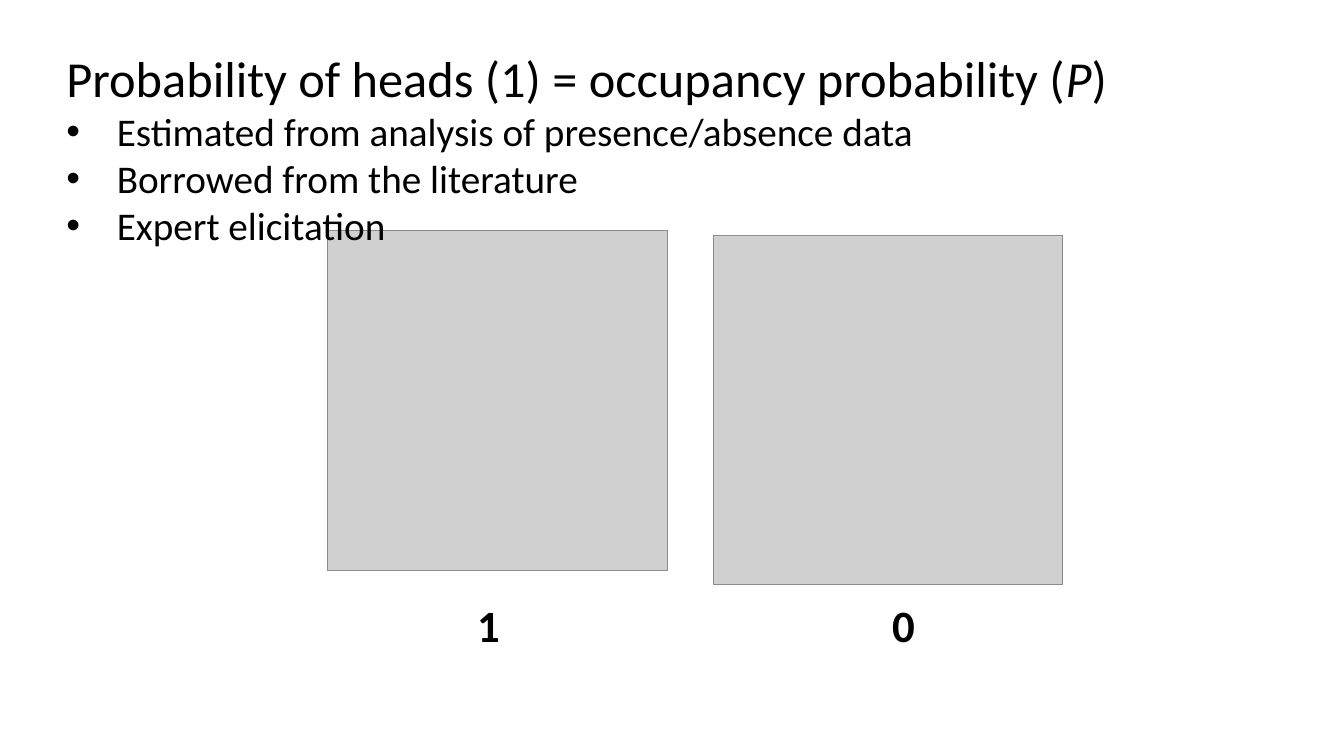
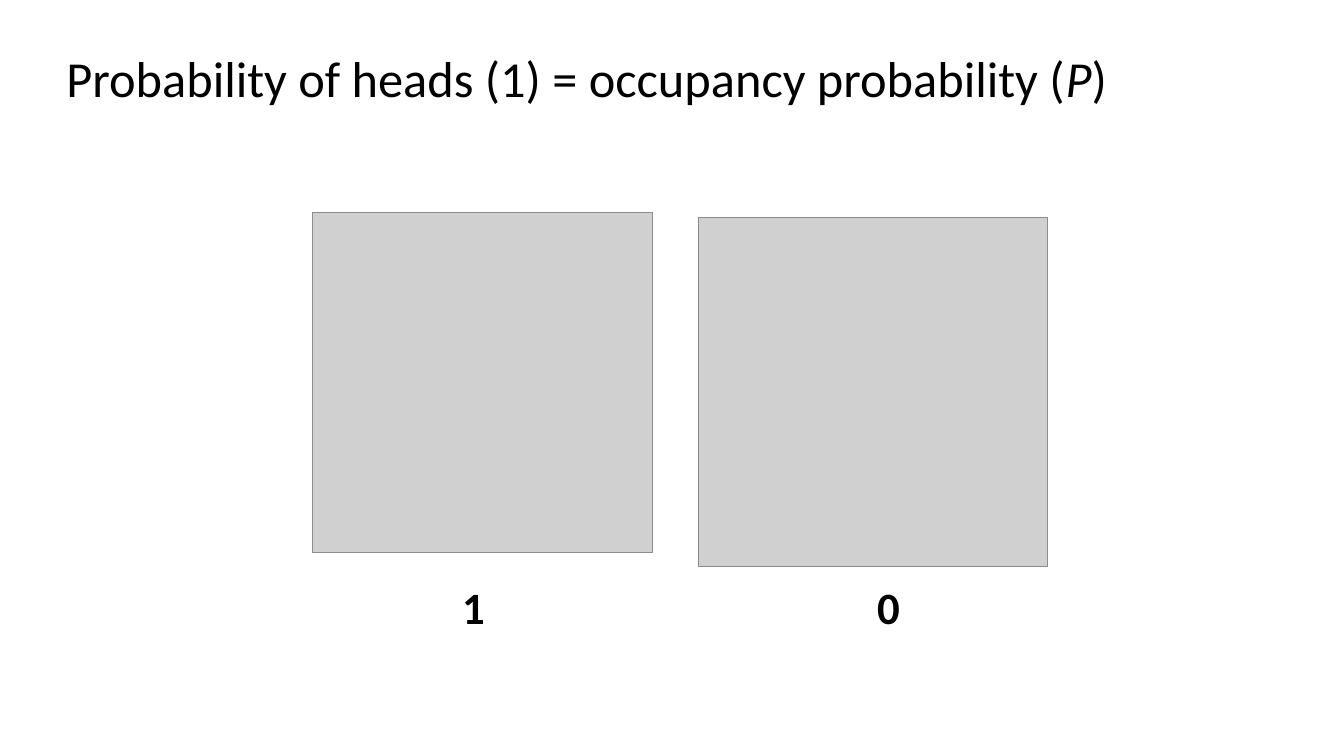
Before and after one commit to ssa200/ssa200.github.io, a slide deck: slide 4 of static/temp-to-revise/07_occ-multistate-projections-revised.pptx. Drawn at 1344x756 pixels with LibreOffice and Linux fonts; fonts in the diff are those of the drawing; grey boxes stand for pictures. Boxes give left, top, right and bottom in pixels: in the first picture for what was removed or moved away, otherwise in the second. Text is boxed around its words. In the diff, an @@ line names an element or a change of style, - is before the commit and + after.

```diff
--- a/static/temp-to-revise/07_occ-multistate-projections-revised.pptx
+++ b/static/temp-to-revise/07_occ-multistate-projections-revised.pptx
@@ text at box(117, 118, 912, 250): paragraphs removed @@
-• Estimated from analysis of presence/absence data
-• Borrowed from the literature
-• Expert elicitation
@@ 2 pictures, 2 texts: place and size @@
-2 pictures, 2 texts at box(328, 230, 1063, 643)
+2 pictures, 2 texts at box(313, 212, 1048, 625)
```
Also in this commit, not shown: 1 other slide changed, 7 other files.
